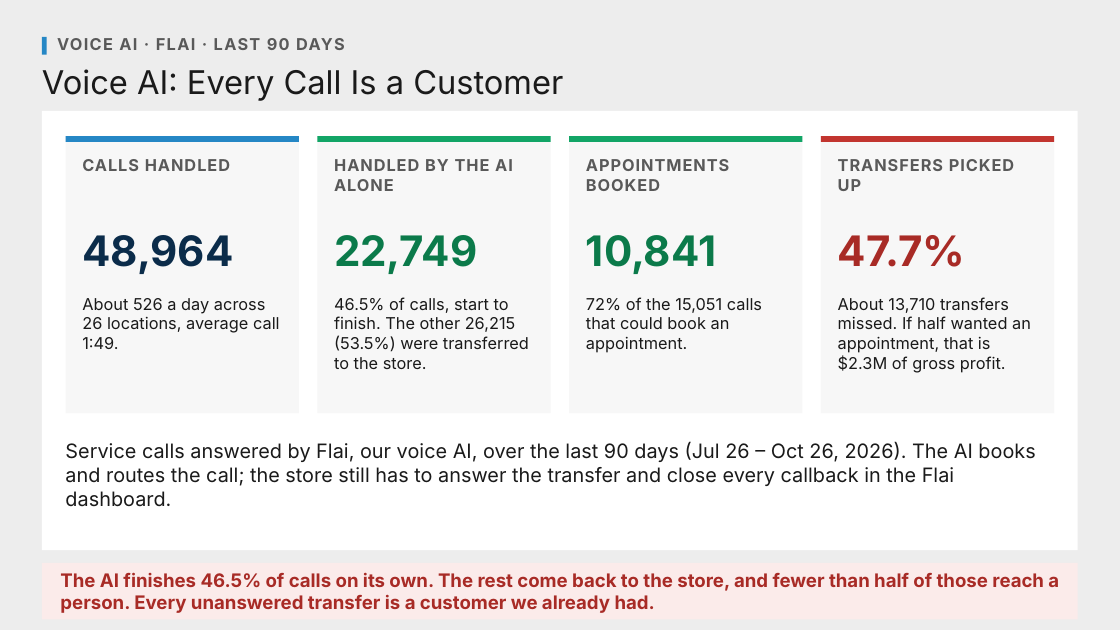
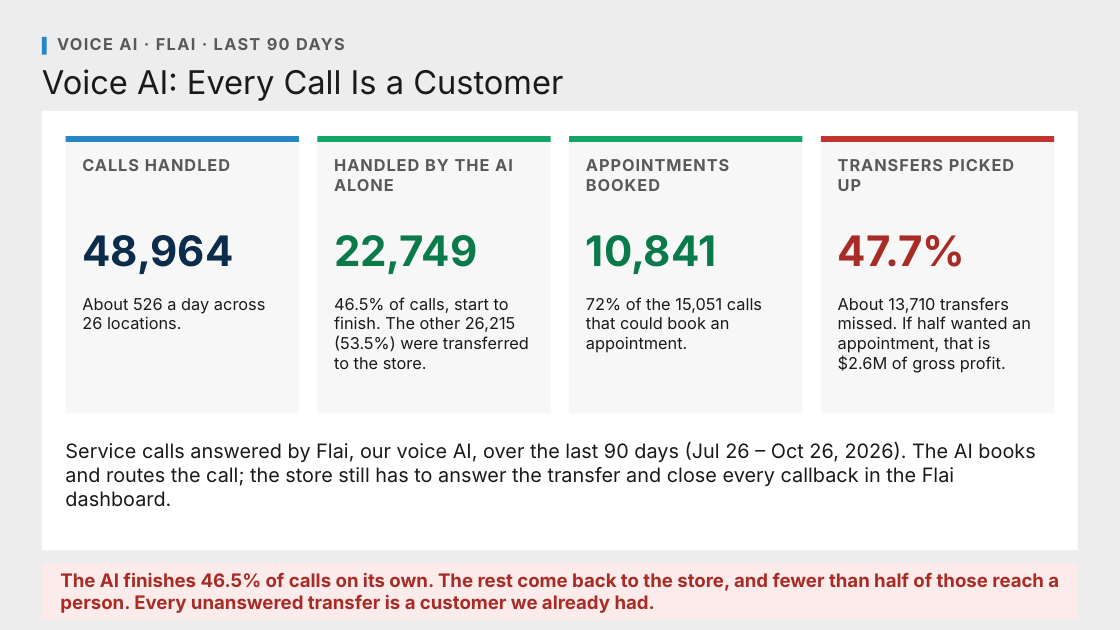
Before and after one commit to Ndresner/Noah, a slide deck: slide 1 of day2-deck/decks/Voice AI - Flai.pptx. Drawn at 1120x630 pixels with LibreOffice and Linux fonts; fonts in the diff are those of the drawing. Boxes give left, top, right and bottom in pixels: in the first picture for what was removed or moved away, otherwise in the second. Text is boxed around its words. In the diff, an @@ line names an element or a change of style, - is before the commit and + after.

```diff
--- a/day2-deck/decks/Voice AI - Flai.pptx
+++ b/day2-deck/decks/Voice AI - Flai.pptx
@@ text at <box>82,298,265,329</box>: text changed @@
-About 526 a day across 26 locations, average call 1:49.
+About 526 a day across 26 locations.
@@ text at <box>838,297,1031,373</box>: text changed @@
-About 13,710 transfers missed. If half wanted an appointment, that is $2.3M of gross profit.
+About 13,710 transfers missed. If half wanted an appointment, that is $2.6M of gross profit.
```
Also in this commit, not shown: 3 other files.
